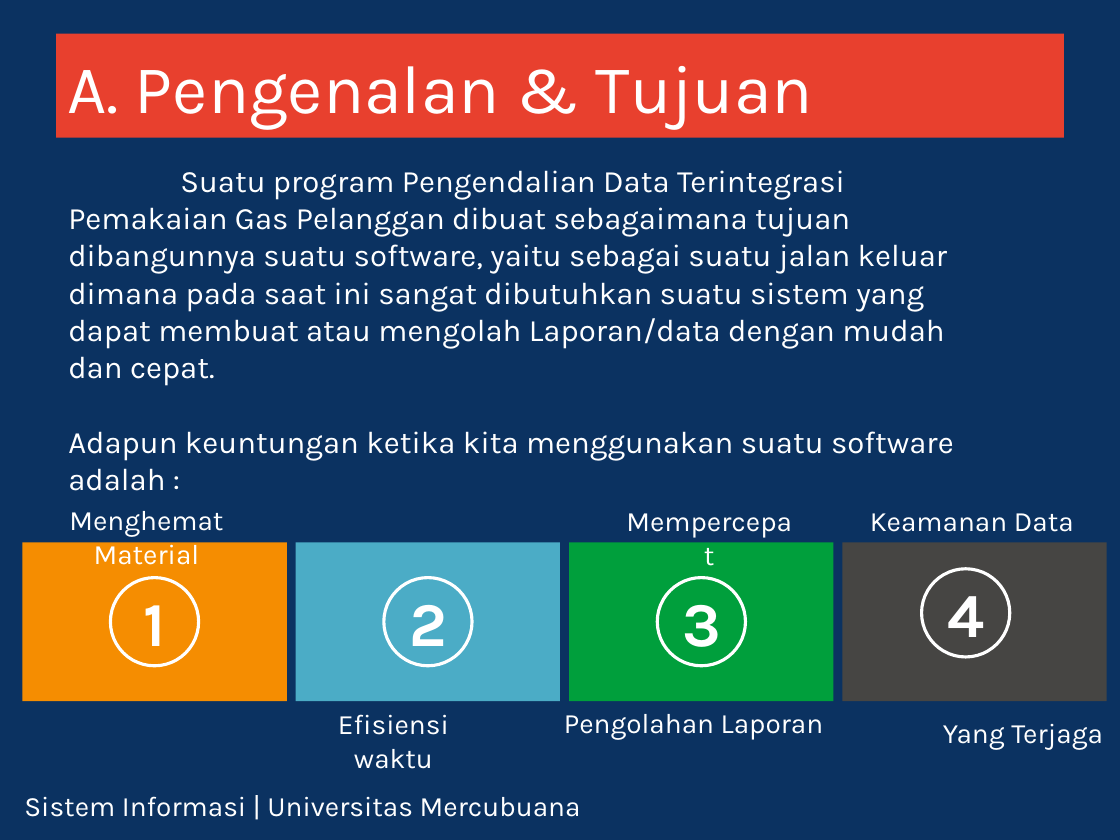
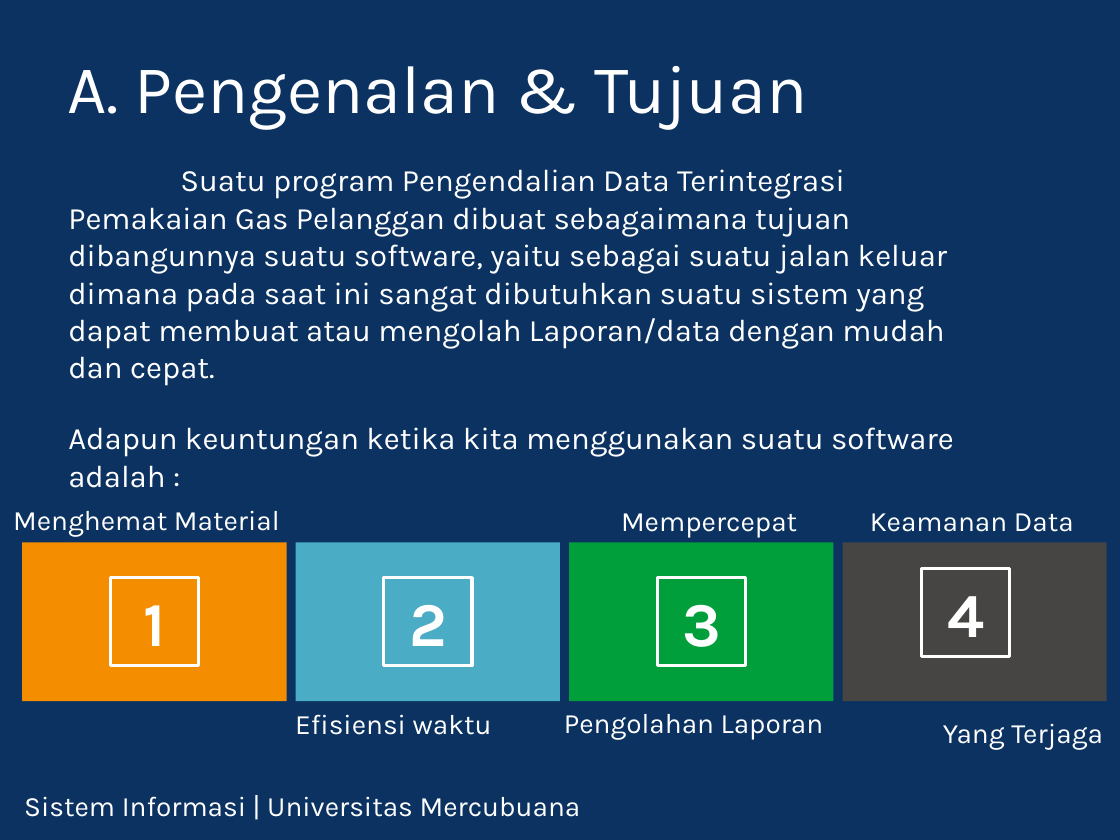
Before and after one commit to feldy/pgn, a slide deck: slide 3 of doc/ppt_new/metro-ui-style.pptx. Drawn at 1120x840 pixels with LibreOffice and Linux fonts; fonts in the diff are those of the drawing; background and template pictures are left out. Boxes give left, top, right and bottom in pixels: in the first picture for what was removed or moved away, otherwise in the second. Text is boxed around its words. In the diff, an @@ line names an element or a change of style, - is before the commit and + after.

```diff
--- a/doc/ppt_new/metro-ui-style.pptx
+++ b/doc/ppt_new/metro-ui-style.pptx
@@ text "A. Pengenalan & Tujuan": place and size @@
-text "A. Pengenalan & Tujuan" at [56, 34, 1064, 138]
+text "A. Pengenalan & Tujuan" at [67, 66, 808, 129]
@@ text "A. Pengenalan & Tujuan" at [67, 66, 808, 129]: fill #E8402E to none @@
@@ text "Menghemat Material" rewrapped from [69, 511, 223, 565] to [13, 511, 280, 537] @@
@@ text "Mempercepat" rewrapped from [612, 498, 806, 543] to [621, 513, 797, 538] @@
@@ ellipse to rectangle; outline #FFFFFF 2 pt to #FFFFFF 2.01 pt in 4 elements at [111, 578, 199, 666], [384, 578, 473, 666], [657, 578, 746, 666], [922, 569, 1010, 657] @@
@@ text "Efisiensi waktu" rewrapped from [338, 714, 449, 769] to [295, 714, 492, 735] @@
```
Also in this commit, not shown: 8 other slides changed, 13 other files.
